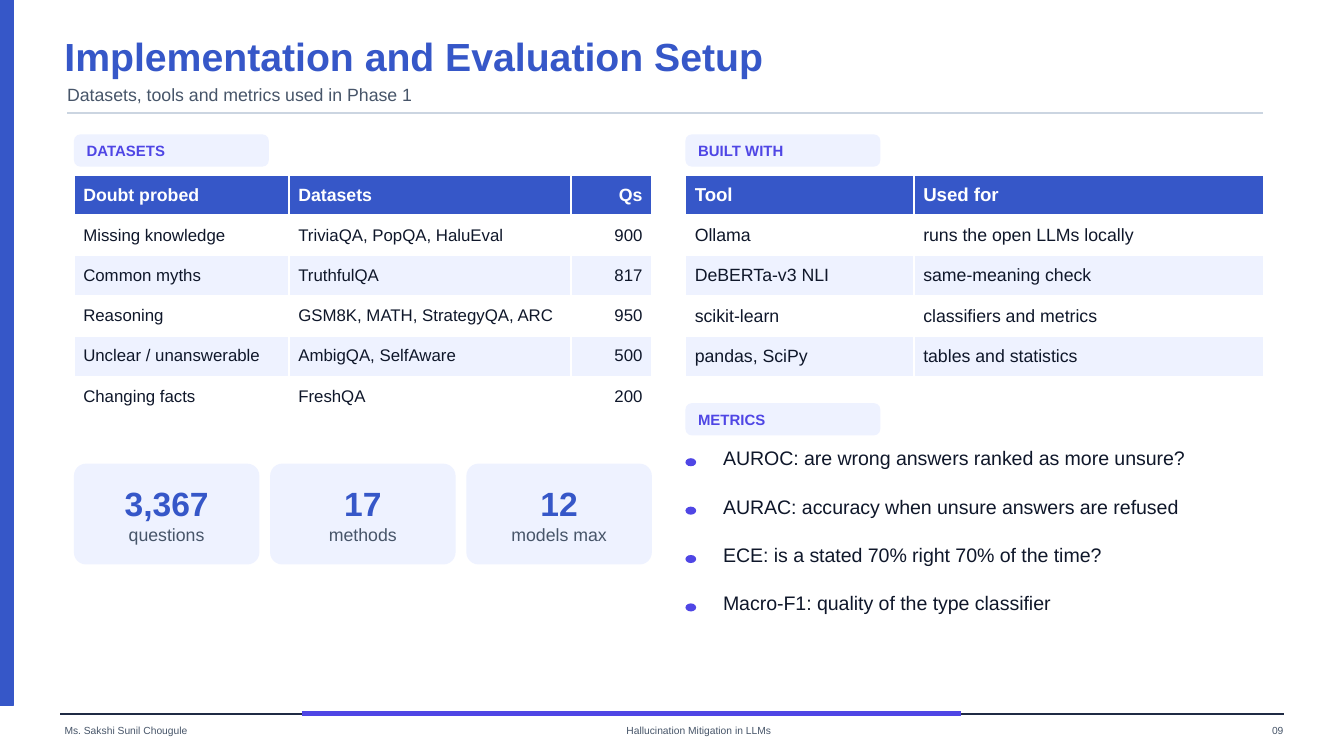
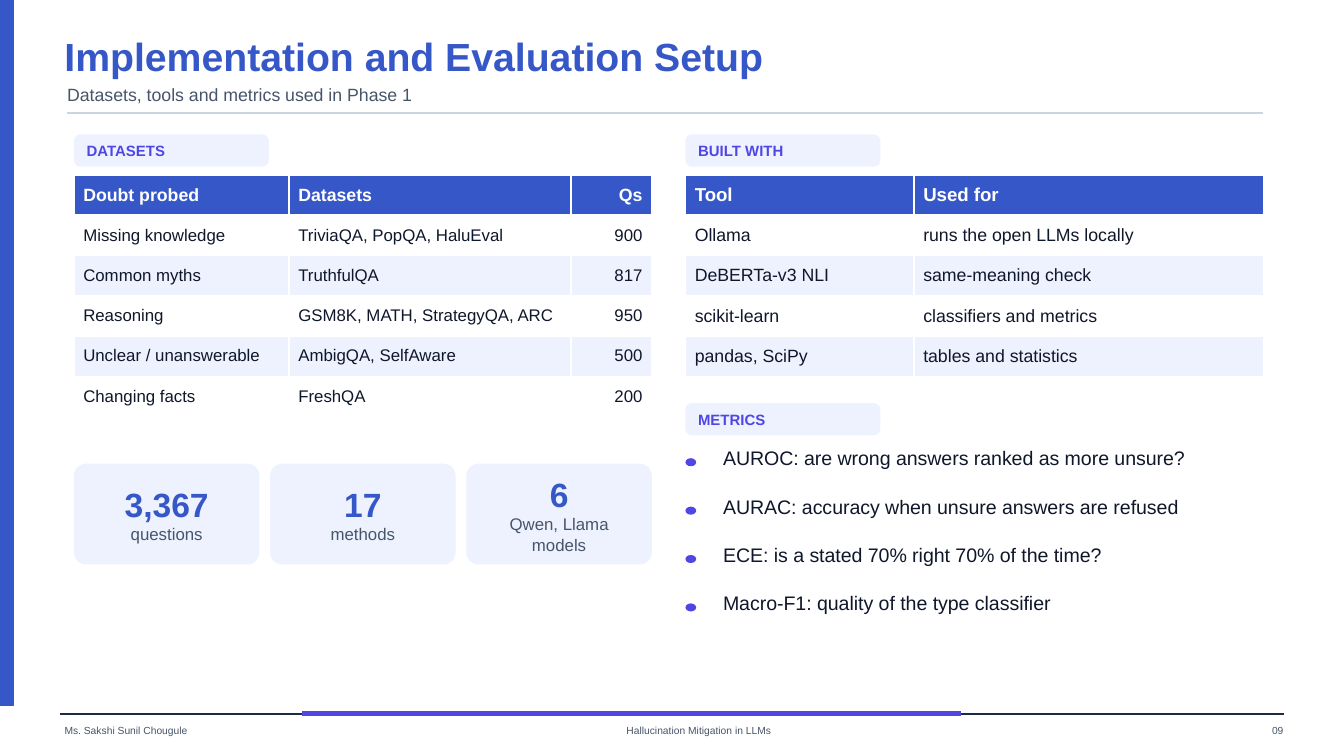
Before and after one commit to Hemant-Shashikant-Yadav/LLM-Hallucination, a slide deck: slide 9 of uncertainty/presentation/Phase1_Uncertainty_Study.pptx. Drawn at 1344x756 pixels with LibreOffice and Linux fonts; fonts in the diff are those of the drawing. Boxes give left, top, right and bottom in pixels: in the first picture for what was removed or moved away, otherwise in the second. Text is boxed around its words. In the diff, an @@ line names an element or a change of style, - is before the commit and + after.

```diff
--- a/uncertainty/presentation/Phase1_Uncertainty_Study.pptx
+++ b/uncertainty/presentation/Phase1_Uncertainty_Study.pptx
@@ text in rounded rectangle at [510, 483, 609, 551]: text changed; size 9.5 to 9 pt @@
-12
-models max
+6
+Qwen, Llama models
@@ text in rounded rectangle at [131, 528, 203, 544]: size 9.5 to 9 pt in "questions" @@
@@ text in rounded rectangle at [331, 528, 395, 540]: size 9.5 to 9 pt in "methods" @@
```
Also in this commit, not shown: 9 other slides changed, 1 slide removed, 3 other files.
